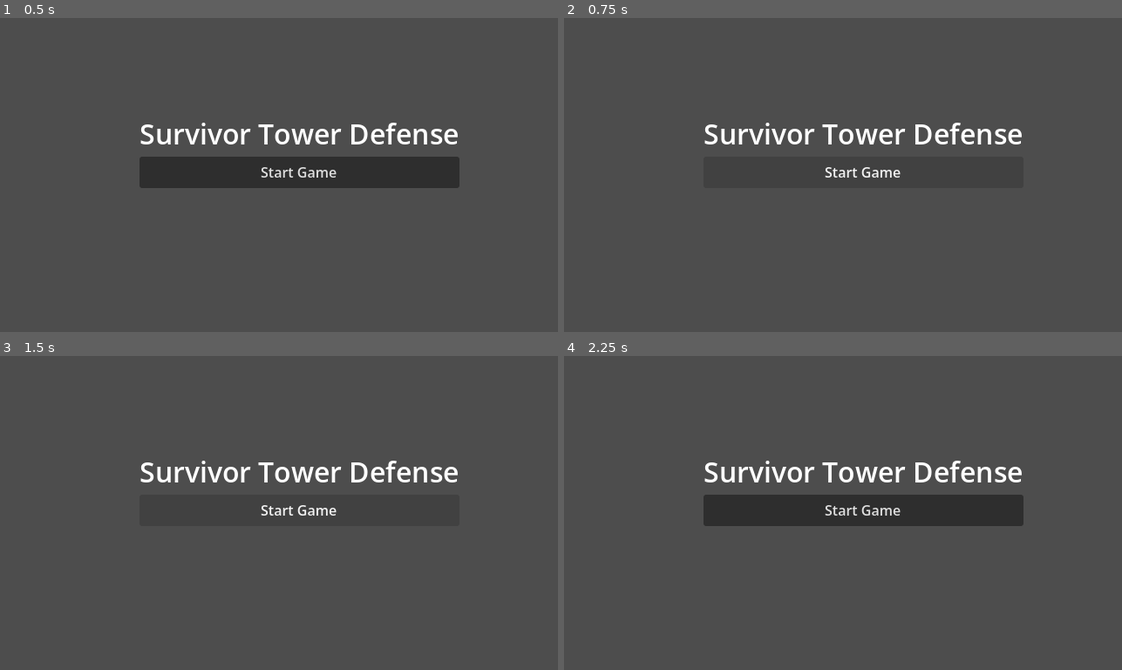
Above: before the commit, frames 1-4 (two rows, left to right).
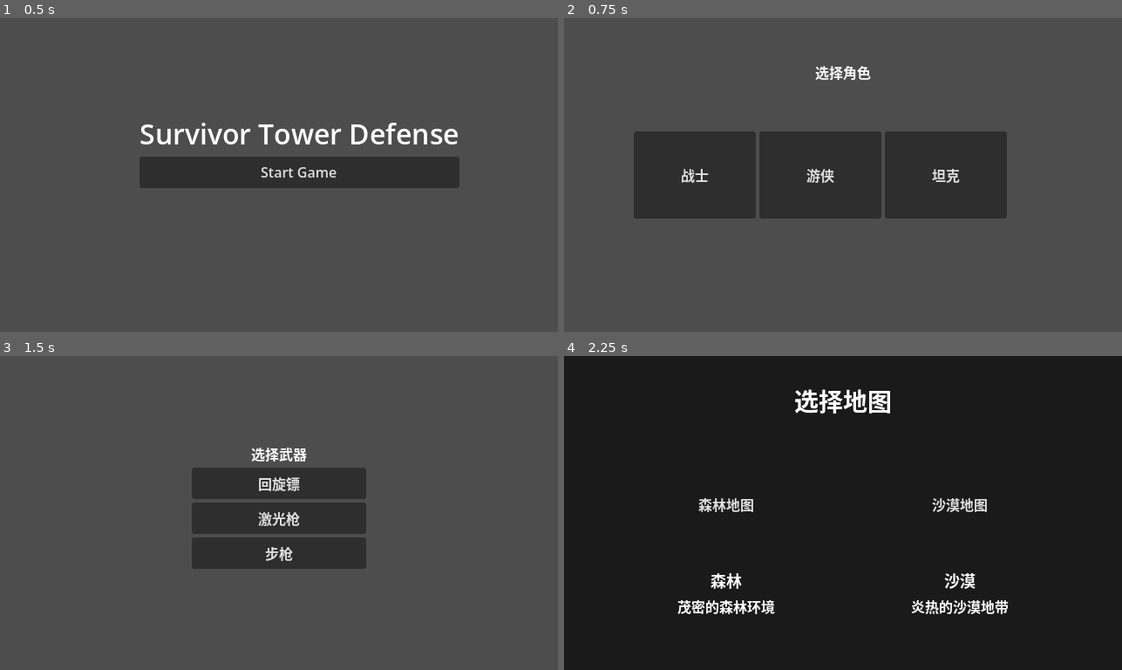
Above: after the commit, the same moments.

Repository: felang/utoland
Game: Godot game, scene res://scenes/ui/start_menu.tscn
Two runs of this game, one before a commit and one after it. Both use one fixed random seed, a clock stepped at 60 frames per second and the inputs below.
Inputs (mouse positions are in pixels of both pictures, inside the frame that each line leads up to):
- Up to frame 1 (0.5 s): no input
- Up to frame 2 (0.75 s): click "Start Game" at 0.5 s
- Up to frame 3 (1.5 s): click (301, 509) at 1.25 s, where only the run before the commit has a clickable "Start Game"
- Up to frame 4 (2.25 s): click (843, 484) at 2 s, where only the run after the commit has a clickable "回旋镖"

Frame 1 is identical in both runs. In frame 2, 14% of the frame differs, in the area x 12-83%, y 15-64%; in frame 3, 8.0%; in frame 4, 95%, in the area x 0-100%, y 0-100%.
Error before the commit: Compile Error: Failed to compile depended scripts. (res://scripts/core/game_data.gd:0)

Commit message:
fix: 更新所有引用以匹配新的目录结构
更新了以下文件中的路径引用：
- project.godot: GameConfig autoload 路径
- scene_factory.gd: 所有实体场景 preload 路径
- shop_manager.gd, placement.gd, map_select.gd, start_menu.gd: 场景跳转路径
- main.tscn, placement.tscn: ext_resource 路径
- 测试文件: load/preload 路径

Co-Authored-By: Claude Opus 4.6 (1M context) <noreply@anthropic.com>

Diff:
--- a/project.godot
+++ b/project.godot
@@ -17,7 +17,7 @@
 
 [autoload]
 
-GameConfig="*res://game_config.gd"
+GameConfig="*res://scripts/core/game_config.gd"
 GameData="*res://scripts/core/game_data.gd"
 GDAIMCPRuntime="*uid://dcne7ryelpxmn"
 SceneFactory="*res://scripts/core/scene_factory.gd"
--- a/scenes/levels/main.tscn
+++ b/scenes/levels/main.tscn
@@ -1,11 +1,11 @@
 [gd_scene format=3 uid="uid://8ybblxtktrdo"]
 
 [ext_resource type="Script" path="res://scripts/ui/main.gd" id="1_main"]
-[ext_resource type="PackedScene" uid="uid://c45jgyl4kxvbv" path="res://scenes/player.tscn" id="1_0wfyh"]
+[ext_resource type="PackedScene" uid="uid://c45jgyl4kxvbv" path="res://scenes/entities/player.tscn" id="1_0wfyh"]
 [ext_resource type="Script" uid="uid://b0j68ldejylty" path="res://scripts/systems/enemy_spawner.gd" id="2_0wfyh"]
 [ext_resource type="PackedScene" uid="uid://cw1ribon6hcfu" path="res://scenes/ui/hud.tscn" id="4_tbgi4"]
 [ext_resource type="Script" uid="uid://spn074bn5fw7" path="res://scripts/systems/wave_manager.gd" id="6_tefeu"]
-[ext_resource type="PackedScene" uid="uid://5u5tndodgthf" path="res://scenes/map_boundary.tscn" id="7_o6xl0"]
+[ext_resource type="PackedScene" uid="uid://5u5tndodgthf" path="res://scenes/shared/map_boundary.tscn" id="7_o6xl0"]
 
 [node name="Main" type="Node2D" unique_id=1198174103]
 script = ExtResource("1_main")
--- a/scenes/levels/placement.tscn
+++ b/scenes/levels/placement.tscn
@@ -1,9 +1,9 @@
 [gd_scene format=3 uid="uid://bp4t00cgojrun"]
 
-[ext_resource type="PackedScene" uid="uid://c45jgyl4kxvbv" path="res://scenes/player.tscn" id="1_8iydn"]
+[ext_resource type="PackedScene" uid="uid://c45jgyl4kxvbv" path="res://scenes/entities/player.tscn" id="1_8iydn"]
 [ext_resource type="Script" uid="uid://c4msbgxwl6v8l" path="res://scripts/ui/placement.gd" id="1_faaep"]
 [ext_resource type="Script" uid="uid://bmd64dp53aq51" path="res://scripts/entities/player.gd" id="2_faaep"]
-[ext_resource type="PackedScene" uid="uid://5u5tndodgthf" path="res://scenes/map_boundary.tscn" id="3_rftas"]
+[ext_resource type="PackedScene" uid="uid://5u5tndodgthf" path="res://scenes/shared/map_boundary.tscn" id="3_rftas"]
 
 [node name="Placement" type="Node2D" unique_id=1728279217]
 script = ExtResource("1_faaep")
--- a/scripts/core/scene_factory.gd
+++ b/scripts/core/scene_factory.gd
@@ -2,21 +2,21 @@
 
 # Scene preloads - centralized
 var _tower_scenes: Dictionary = {
-	"shooter": preload("res://scenes/towers/tower_shooter.tscn"),
-	"wall": preload("res://scenes/towers/tower_wall.tscn"),
-	"slow": preload("res://scenes/towers/tower_slow.tscn")
+	"shooter": preload("res://scenes/entities/towers/tower_shooter.tscn"),
+	"wall": preload("res://scenes/entities/towers/tower_wall.tscn"),
+	"slow": preload("res://scenes/entities/towers/tower_slow.tscn")
 }
 
 var _enemy_scenes: Dictionary = {
-	"normal": preload("res://scenes/enemies/enemy_normal.tscn"),
-	"fast": preload("res://scenes/enemies/enemy_fast.tscn"),
-	"tank": preload("res://scenes/enemies/enemy_tank.tscn")
+	"normal": preload("res://scenes/entities/enemies/enemy_normal.tscn"),
+	"fast": preload("res://scenes/entities/enemies/enemy_fast.tscn"),
+	"tank": preload("res://scenes/entities/enemies/enemy_tank.tscn")
 }
 
-var _bullet_scene: PackedScene = preload("res://scenes/bullet.tscn")
-var _coin_scene: PackedScene = preload("res://scenes/coin.tscn")
-var _boomerang_scene: PackedScene = preload("res://scenes/boomerang.tscn")
-var _laser_beam_scene: PackedScene = preload("res://scenes/laser_beam.tscn")
+var _bullet_scene: PackedScene = preload("res://scenes/entities/bullet.tscn")
+var _coin_scene: PackedScene = preload("res://scenes/entities/coin.tscn")
+var _boomerang_scene: PackedScene = preload("res://scenes/entities/boomerang.tscn")
+var _laser_beam_scene: PackedScene = preload("res://scenes/entities/laser_beam.tscn")
 
 # Tower creation
 func create_tower(type: String) -> Node2D:
--- a/scripts/systems/shop_manager.gd
+++ b/scripts/systems/shop_manager.gd
@@ -106,10 +106,10 @@
 	update_ui()
 
 func on_confirm_pressed() -> void:
-	get_tree().change_scene_to_file("res://scenes/placement.tscn")
+	get_tree().change_scene_to_file("res://scenes/levels/placement.tscn")
 
 func start_next_wave() -> void:
-	get_tree().change_scene_to_file("res://scenes/main.tscn")
+	get_tree().change_scene_to_file("res://scenes/levels/main.tscn")
 
 func update_ui() -> void:
 	coin_label.text = "金币: %d" % GameData.coins
--- a/scripts/ui/map_select.gd
+++ b/scripts/ui/map_select.gd
@@ -28,6 +28,6 @@
 	print("选择地图: ", GameConfig.MAPS[map_id]["name"])
 
 	# 跳转到塔布置场景
-	var err := get_tree().change_scene_to_file("res://scenes/placement.tscn")
+	var err := get_tree().change_scene_to_file("res://scenes/levels/placement.tscn")
 	if err != OK:
 		push_error("场景切换失败: " + str(err))
--- a/scripts/ui/placement.gd
+++ b/scripts/ui/placement.gd
@@ -138,7 +138,7 @@
 	# 更新 tower_inventory 为当前所有塔（包括之前的和新布置的）
 	GameData.tower_inventory = current_towers
 
-	get_tree().change_scene_to_file("res://scenes/main.tscn")
+	get_tree().change_scene_to_file("res://scenes/levels/main.tscn")
 
 func load_map_background():
 	# 获取选择的地图
--- a/scripts/ui/start_menu.gd
+++ b/scripts/ui/start_menu.gd
@@ -4,6 +4,6 @@
 	$VBoxContainer/StartButton.pressed.connect(_on_start_pressed)
 
 func _on_start_pressed() -> void:
-	var err: int = get_tree().change_scene_to_file("res://scenes/character_selection.tscn")
+	var err: int = get_tree().change_scene_to_file("res://scenes/ui/character_selection.tscn")
 	if err != OK:
 		push_error("场景切换失败: " + str(err))
--- a/tests/unit/test_entity_scene_dimensions.gd
+++ b/tests/unit/test_entity_scene_dimensions.gd
@@ -1,42 +1,42 @@
 extends GutTest
 
 func test_player_size_matches_30_grid():
-	var scene = load("res://scenes/player.tscn").instantiate()
+	var scene = load("res://scenes/entities/player.tscn").instantiate()
 	add_child_autofree(scene)
 	var shape: RectangleShape2D = scene.get_node("CollisionShape2D").shape
 	assert_eq(shape.size, Vector2(30, 30))
 
 func test_enemy_sizes_match_new_standard():
-	var normal = load("res://scenes/enemies/enemy_normal.tscn").instantiate()
+	var normal = load("res://scenes/entities/enemies/enemy_normal.tscn").instantiate()
 	add_child_autofree(normal)
 	assert_eq(normal.get_node("CollisionShape2D").shape.size, Vector2(30, 30))
 
-	var fast = load("res://scenes/enemies/enemy_fast.tscn").instantiate()
+	var fast = load("res://scenes/entities/enemies/enemy_fast.tscn").instantiate()
 	add_child_autofree(fast)
 	assert_eq(fast.get_node("CollisionShape2D").shape.size, Vector2(30, 30))
 
-	var tank = load("res://scenes/enemies/enemy_tank.tscn").instantiate()
+	var tank = load("res://scenes/entities/enemies/enemy_tank.tscn").instantiate()
 	add_child_autofree(tank)
 	assert_eq(tank.get_node("CollisionShape2D").shape.size, Vector2(45, 45))
 
 func test_tower_sizes_match_new_standard():
-	var shooter = load("res://scenes/towers/tower_shooter.tscn").instantiate()
+	var shooter = load("res://scenes/entities/towers/tower_shooter.tscn").instantiate()
 	add_child_autofree(shooter)
 	assert_eq(shooter.get_node("CollisionShape2D").shape.size, Vector2(30, 30))
 
-	var wall = load("res://scenes/towers/tower_wall.tscn").instantiate()
+	var wall = load("res://scenes/entities/towers/tower_wall.tscn").instantiate()
 	add_child_autofree(wall)
 	assert_eq(wall.get_node("CollisionShape2D").shape.size, Vector2(30, 30))
 
-	var slow = load("res://scenes/towers/tower_slow.tscn").instantiate()
+	var slow = load("res://scenes/entities/towers/tower_slow.tscn").instantiate()
 	add_child_autofree(slow)
 	assert_eq(slow.get_node("CollisionShape2D").shape.size, Vector2(30, 30))
 
 func test_bullet_and_coin_sizes_match_new_standard():
-	var bullet = load("res://scenes/bullet.tscn").instantiate()
+	var bullet = load("res://scenes/entities/bullet.tscn").instantiate()
 	add_child_autofree(bullet)
 	assert_eq(bullet.get_node("CollisionShape2D").shape.size, Vector2(6, 6))
 
-	var coin = load("res://scenes/coin.tscn").instantiate()
+	var coin = load("res://scenes/entities/coin.tscn").instantiate()
 	add_child_autofree(coin)
 	assert_eq(coin.get_node("CollisionShape2D").shape.radius, 6.0)
--- a/tests/unit/test_hit_flash.gd
+++ b/tests/unit/test_hit_flash.gd
@@ -17,7 +17,7 @@
 	assert_ne(enemy.modulate, original, "闪白瞬间 modulate 应改变")
 
 func test_player_has_blink_method():
-	var player_scene = preload("res://scenes/player.tscn")
+	var player_scene = preload("res://scenes/entities/player.tscn")
 	var player = player_scene.instantiate()
 	add_child_autoqfree(player)
 	assert_true(player.has_method("_start_invincible_blink"), "玩家应有 _start_invincible_blink 方法")
--- a/tests/unit/test_placement_grid_rules.gd
+++ b/tests/unit/test_placement_grid_rules.gd
@@ -12,7 +12,7 @@
 	GameData.purchased_towers.clear()
 	GameData.coins = 100
 
-	var placement_scene = load("res://scenes/placement.tscn")
+	var placement_scene = load("res://scenes/levels/placement.tscn")
 	placement = placement_scene.instantiate()
 	add_child_autofree(placement)
 
